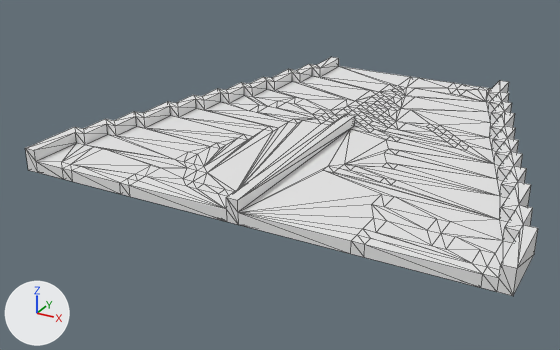
What one commit did to the OBJ model Assets/CityVoxelPack/Assets/roads/tall/Mesh/road10.obj.
One viewpoint serves both versions: a camera (50 mm lens) standing at (27.7, -62.6, 26.2) and looking at (-4.4, -4.3, -2.9). Lighting does not change. The marker at lower left points along +X, +Y and +Z. Mesh edges are drawn as thin lines. Where no turn or scale is listed for an object, it has been applied to the vertices. Vertices at the same position are counted once.

Names of what the first picture shows: 'road10'.
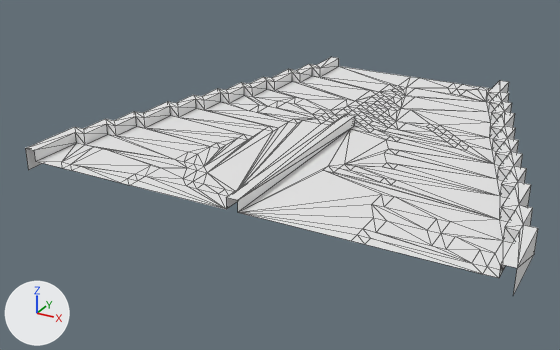
Where the change shows, as pixel boxes [x1, y1, x2, y2] in the pictures (560 x 350 px):
'road10', reshaped: before [25, 57, 538, 296]; after [25, 57, 538, 295]
part 1 of me_road10, deleted: before [25, 148, 513, 296]

The change, as a list of edits to the scene's bpy script:
```text
Change me_road10:
    used by ob_road10; location = (0.0, 0.0, 0.0)
    remove me_road10.from_pydata(...)  # 671 vertices, 1338 faces; spans x -20.5..20.5, y -19.5..19.5, z 0.0..2.0
    add me_road10.from_pydata(...)  # 403 vertices, 731 faces; spans x -20.5..20.5, y -19.5..19.5, z 0.0..2.0
    me_road10 part 1: 268 vertices removed from x -19.5..19.5, y -19.5..19.5, z 0.0
```
